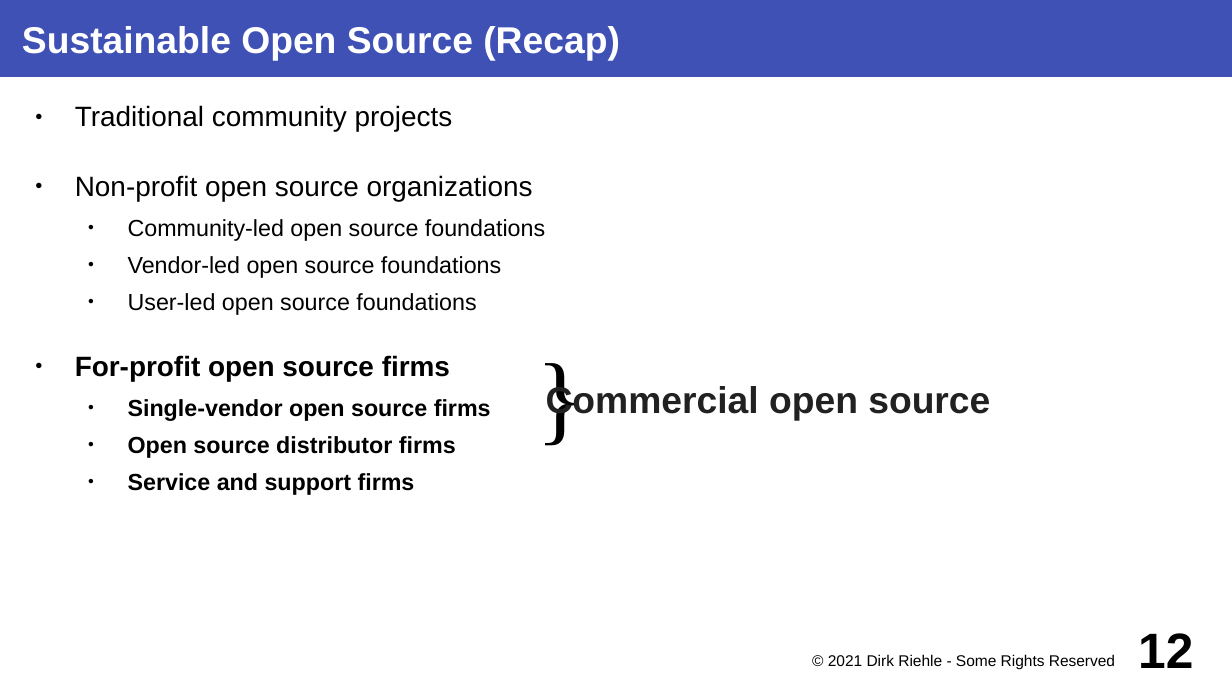
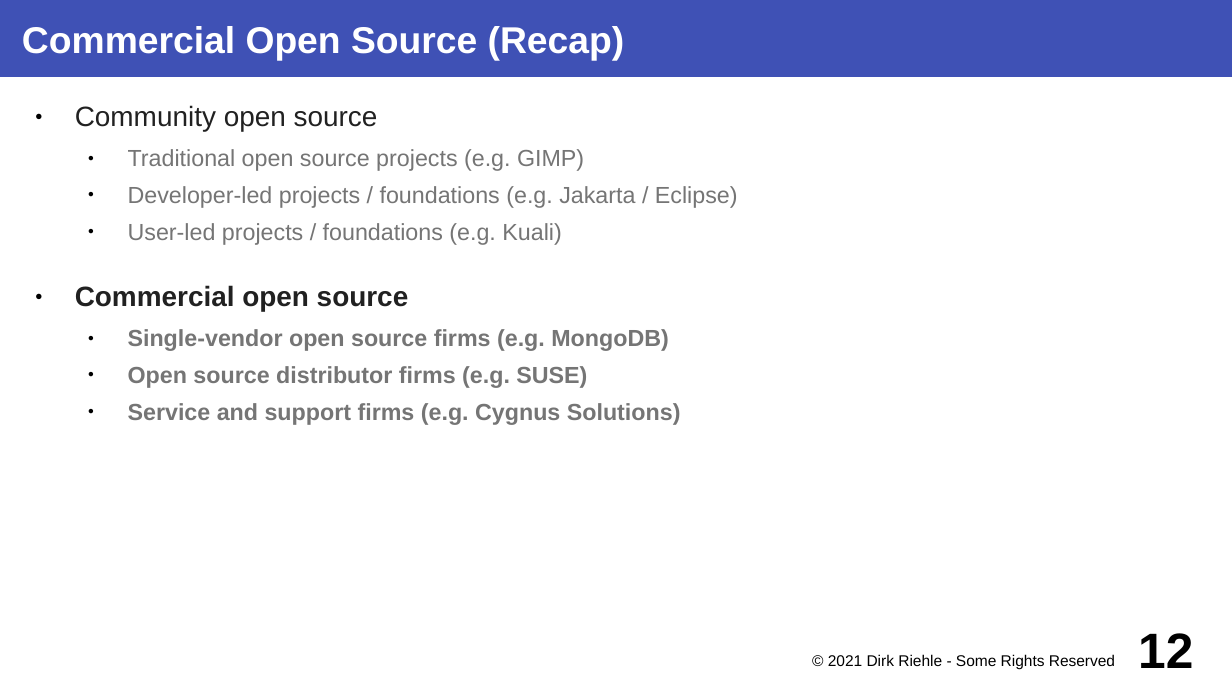
Before and after one commit to dirkriehle/coss-course, a slide deck: slide 12 of Lecture slides/COSS C03 - Commercial Open Source.odp. Drawn at 1232x693 pixels with LibreOffice and Linux fonts; fonts in the diff are those of the drawing. Boxes give left, top, right and bottom in pixels: in the first picture for what was removed or moved away, otherwise in the second. Text is boxed around its words. In the diff, an @@ line names an element or a change of style, - is before the commit and + after.

```diff
--- a/Lecture slides/COSS C03 - Commercial Open Source.odp
+++ b/Lecture slides/COSS C03 - Commercial Open Source.odp
@@ title at bbox=[22, 26, 625, 61]: text changed @@
-Sustainable Open Source (Recap)
+Commercial Open Source (Recap)
@@ text at bbox=[75, 105, 738, 425]: text changed; text colour #000000 to #757575 @@
-● Traditional community projects
-● Non-profit open source organizations
-  ● Community-led open source foundations
-  ● Vendor-led open source foundations
-  ● User-led open source foundations
-● For-profit open source firms
-  ● Single-vendor open source firms
-  ● Open source distributor firms
-  ● Service and support firms
+● Community open source
+  ● Traditional open source projects (e.g. GIMP)
+  ● Developer-led projects / foundations (e.g. Jakarta / Eclipse)
+  ● User-led projects / foundations (e.g. Kuali)
+● Commercial open source
+  ● Single-vendor open source firms (e.g. MongoDB)
+  ● Open source distributor firms (e.g. SUSE)
+  ● Service and support firms (e.g. Cygnus Solutions)
@@ text removed at bbox=[484, 229, 636, 557] @@
-}
@@ text removed at bbox=[546, 383, 990, 420] @@
-Commercial open source
```
Also in this commit, not shown: 13 other slides changed, 7 other files.
